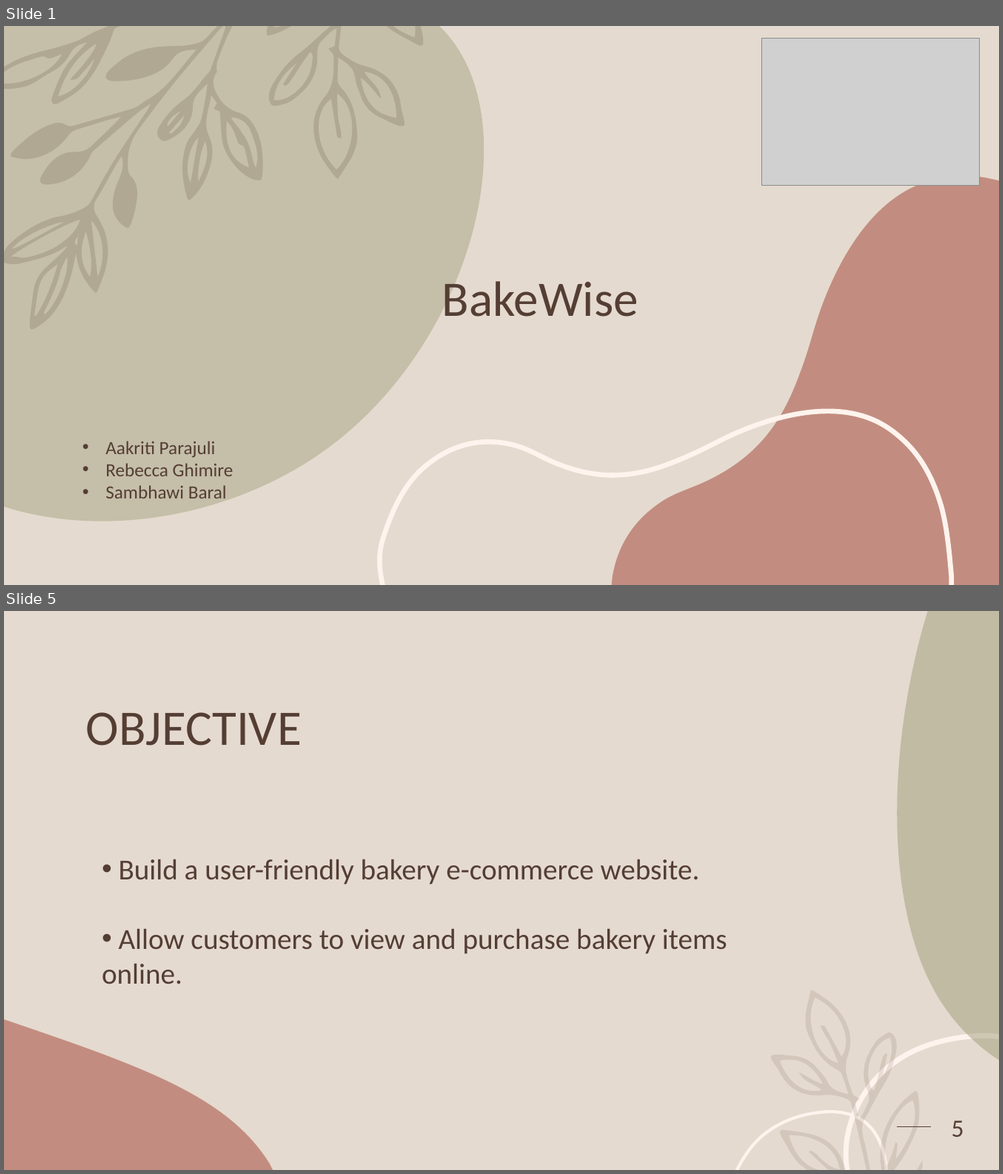
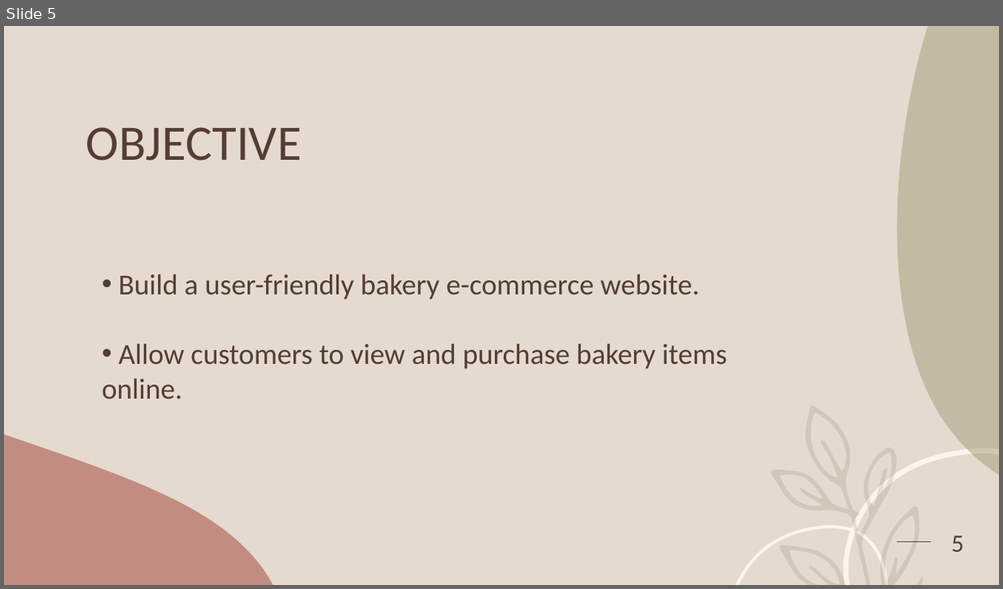
Before and after one commit to rebecca329/Bakewise, a slide deck: BAKERY.pptx. Shown one above the other, each under a label of ours: slides 1 and 5 before the commit, slide 5 after it; the slides between them are not shown. The pictures are 1003x1174 and 1003x589 pixels, drawn with LibreOffice and Linux fonts; fonts in the diff are those of the drawing; grey boxes stand for pictures. Boxes give left, top, right and bottom in pixels: in the first picture for what was removed or moved away, otherwise in the second. Text is boxed around its words. In the diff, an @@ line names an element or a change of style, - is before the commit and + after.

```diff
--- a/BAKERY.pptx
+++ b/BAKERY.pptx
@@ slide 1 removed at [4,26,999,585], background #E5DACF @@
@@ freeform shape removed at [4,26,484,521] @@
@@ freeform shape removed at [4,26,424,329] @@
@@ picture removed at [762,38,979,185] @@
@@ freeform shape removed at [612,176,999,585] @@
@@ text removed at [442,281,638,317] @@
-BakeWise
@@ freeform shape removed at [380,412,951,585] @@
@@ text removed at [105,441,233,499] @@
-• Aakriti Parajuli
-• Rebecca Ghimire
-• Sambhawi Baral
```
Also in this commit, not shown: 4 slides changed, 2 slides added, 1 other slide removed, 1 other file.
